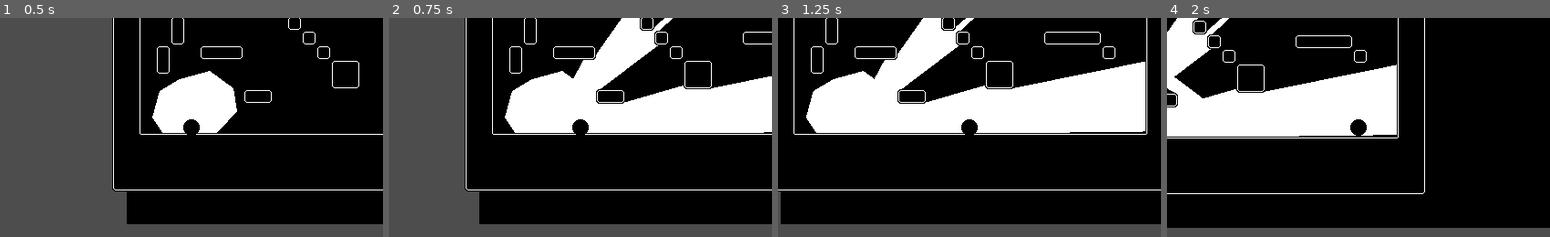
Above: before the commit, frames 1-4 (left to right).
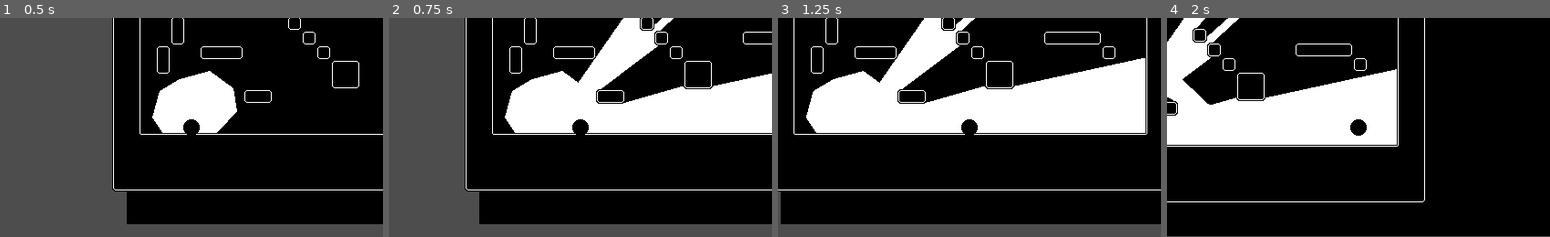
Above: after the commit, the same moments.

Repository: KingOfSpadesJFK/bhleg
Game: Godot game, scene res://levels/test_level.tscn
Same seed, same stepped clock (60 frames per second), same inputs: the game is played once before the commit and once after it.
Inputs (mouse positions are in pixels of both pictures, inside the frame that each line leads up to):
- Up to frame 1 (0.5 s): no input
- Up to frame 2 (0.75 s): tap Enter at 0.5 s; move the mouse to (664, 116) at 0.52 s; press the mouse at (664, 116) at 0.53 s; hold D (player_right) from 0.53 s (still down)
- Up to frame 3 (1.25 s): keep holding D (player_right); tap Space (player_jump) at 0.77 s
- Up to frame 4 (2 s): keep holding D (player_right); move the mouse to (1281, 138) at 1.27 s; release the mouse at (1281, 138) at 1.28 s; click (1281, 138) at 1.35 s; tap Space (player_jump) at 1.52 s

Frame 1 is identical in both runs. In frame 2, 0.6% of the frame differs, in the area x 48-100%, y 0-53%; in frame 3, 0.9%; in frame 4, 10%, in the area x 0-100%, y 0-100%.

Commit message:
player now has limited cells

Diff:
--- a/scripts/player.gd
+++ b/scripts/player.gd
@@ -13,11 +13,31 @@
 
 # The static body to draw over
 @export var static_body: StaticBody2D
+@export var red_cells: int = 10
+@export var cyan_cells: int = 10
 
-var _do_flash: bool = false
+var flash_type: FlashType = FlashType.WHITE
+
+var _do_flash: FlashType = FlashType.NONE
 var _flash_angle: float
 var _flash_markers: Node
+var _beam_charge: float
 @onready var _camera: Camera2D = $Camera2D
+
+enum FlashType {
+	NONE,
+	WHITE,
+	RED,
+	CYAN,
+}
+
+
+func _process(_delta):
+	if flash_type == FlashType.RED:
+		if _beam_charge > 3.0 && _beam_charge <= red_cells:
+			_beam_charge += _delta
+
+	pass
 
 
 func _physics_process(delta):
@@ -41,7 +61,7 @@
 
 	# Do flash routine
 	#  MUST BE DONE IN _physics_step()!!!
-	if _do_flash:
+	if !(_do_flash == FlashType.NONE || _do_flash == FlashType.RED):
 		_flash_light()
 
 
@@ -95,19 +115,69 @@
 	# flash_poly.color = Color(1,0,0,1)
 	flash_poly.polygon = PackedVector2Array(verts)
 	add_sibling(flash_poly)
-	_do_flash = false
+	_do_flash = FlashType.NONE
+
+func _has_enough_for_white() -> bool: return red_cells >= 1 && cyan_cells >= 1
+func _has_enough_for_red() -> bool: return red_cells >= 1
+func _has_enough_for_cyan() -> bool: return cyan_cells >= 5
 
 
+# Should cyan and red switch?
+#  Red should be the floaty stuff?
+#  Cyan should be the laser beam?
 func _input(event):
-	if event is InputEventMouse:
+	# Since there's probs only gonna be one place we'll need this, put it here
+	#  A check to see if we should do the flash or not
+	var _flash_check: Callable = func() -> bool:
 		if event.is_action_pressed("player_flash"):
-			var cpos = Vector2.ZERO					# Top-left camera position
-			if _camera:
-				cpos = _camera.global_position - get_viewport().get_visible_rect().size / 2
-			var epos = cpos + event.position		# Event position relative to world space
-			var n = (epos - global_position).normalized()
-			if n.is_zero_approx():
-				_flash_angle= 0.0
-			else:
-				_flash_angle = rad_to_deg(atan2(n.y, n.x))
-			_do_flash = true
+			match flash_type:
+				FlashType.WHITE:
+					if _has_enough_for_white():
+						red_cells -= 1
+						cyan_cells -= 1
+						return FlashType.WHITE
+				FlashType.RED:
+					if _has_enough_for_red():
+						return FlashType.RED	# Do something else for red
+				FlashType.CYAN:
+					if _has_enough_for_cyan():
+						cyan_cells -= 5
+						return FlashType.CYAN
+				_:
+					return FlashType.NONE
+
+		return FlashType.NONE
+
+	if event is InputEventMouseButton:
+		# Do the red thing instead
+		if event.is_action_released("player_flash") && _do_flash == FlashType.RED:
+			if red_cells >= roundi(_beam_charge):
+				red_cells -= roundi(_beam_charge)
+
+			_do_flash = FlashType.NONE
+		else:
+			# Activate... the flash!
+			_do_flash = _flash_check.call()
+			if _do_flash:
+				_flash_angle = _calculate_flash_direction(event.position)
+
+	if event is InputEventMouseMotion:
+		_flash_angle = _calculate_flash_direction(event.position)
+
+
+func _calculate_flash_direction(mouse_pos: Vector2):
+	var result: float = 0
+	var cpos = Vector2.ZERO					# Top-left camera position
+	if _camera:
+		cpos = _camera.global_position - get_viewport().get_visible_rect().size / 2
+	var epos = cpos + mouse_pos		# Event position relative to world space
+	var n = (epos - global_position).normalized()
+	if n.is_zero_approx():
+		result = 0.0
+	else:
+		result = rad_to_deg(atan2(n.y, n.x))
+		var q: float = round(result / 45.0)
+		q *= 45.0
+		result = q
+
+	return result
